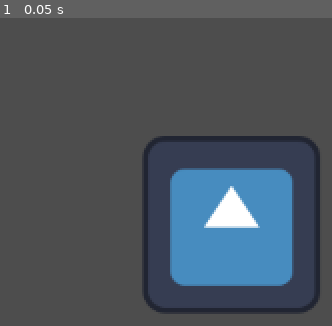
Above: before the commit, frame 1.
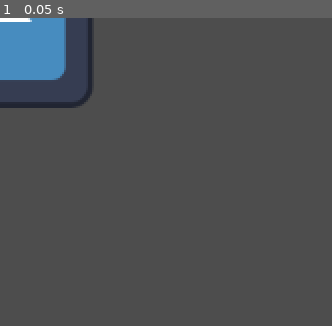
Above: after the commit, the same moment.

Repository: aboba704/Game
Game: Godot game, scene res://main.tscn
Same seed, same stepped clock (60 frames per second), same inputs: the game is played once before the commit and once after it. This scene is started directly instead of the project's main scene. The engine's default icon, where the game draws it, is replaced by a stand-in: a white triangle on a blue panel in a dark square.
Inputs:
- Up to frame 1 (0.05 s): no input

The runs differ from the first frame. In frame 1, 23% of the frame differs, in the area x 0-97%, y 0-97%.

Commit message:
player upd

Diff:
--- a/main.tscn
+++ b/main.tscn
@@ -5,3 +5,11 @@
 [node name="Main" type="Node"]
 
 [node name="Player" parent="." instance=ExtResource("1_lm1wg")]
+
+[node name="MobTimer" type="Timer" parent="."]
+
+[node name="ScoreTimer" type="Timer" parent="."]
+
+[node name="StartTimer" type="Timer" parent="."]
+
+[node name="StartPosition" type="Marker2D" parent="."]
--- a/player.tscn
+++ b/player.tscn
@@ -1,18 +1,37 @@
-[gd_scene load_steps=4 format=3 uid="uid://b8keh5exjw15"]
+[gd_scene load_steps=5 format=3 uid="uid://b8keh5exjw15"]
 
 [ext_resource type="Script" path="res://node_2d.gd" id="1_u1id2"]
 [ext_resource type="Texture2D" uid="uid://dgkgn34e4ogtc" path="res://icon.svg" id="2_wqa2x"]
 
-[sub_resource type="RectangleShape2D" id="RectangleShape2D_grc6u"]
-size = Vector2(127, 130)
+[sub_resource type="SpriteFrames" id="SpriteFrames_c5nup"]
+animations = [{
+"frames": [{
+"duration": 1.0,
+"texture": ExtResource("2_wqa2x")
+}],
+"loop": true,
+"name": &"idle",
+"speed": 5.0
+}, {
+"frames": [],
+"loop": true,
+"name": &"walk",
+"speed": 5.0
+}]
+
+[sub_resource type="CapsuleShape2D" id="CapsuleShape2D_i35qa"]
+radius = 49.0
+height = 122.0
 
 [node name="Player" type="Area2D"]
 script = ExtResource("1_u1id2")
 
-[node name="Sprite2D" type="Sprite2D" parent="."]
-position = Vector2(167, 149)
-texture = ExtResource("2_wqa2x")
+[node name="AnimatedSprite2D" type="AnimatedSprite2D" parent="."]
+position = Vector2(3, 1)
+sprite_frames = SubResource("SpriteFrames_c5nup")
+animation = &"idle"
 
 [node name="CollisionShape2D" type="CollisionShape2D" parent="."]
-position = Vector2(166.5, 148)
-shape = SubResource("RectangleShape2D_grc6u")
+position = Vector2(0, 1)
+shape = SubResource("CapsuleShape2D_i35qa")
+one_way_collision_margin = 0.0
